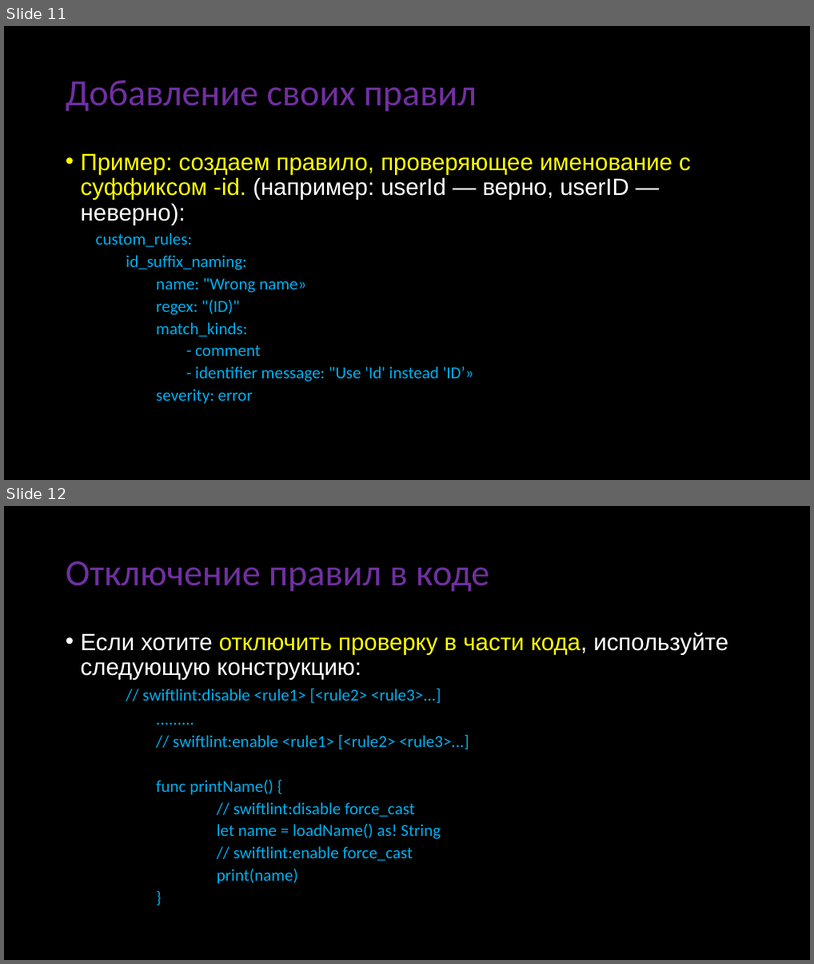
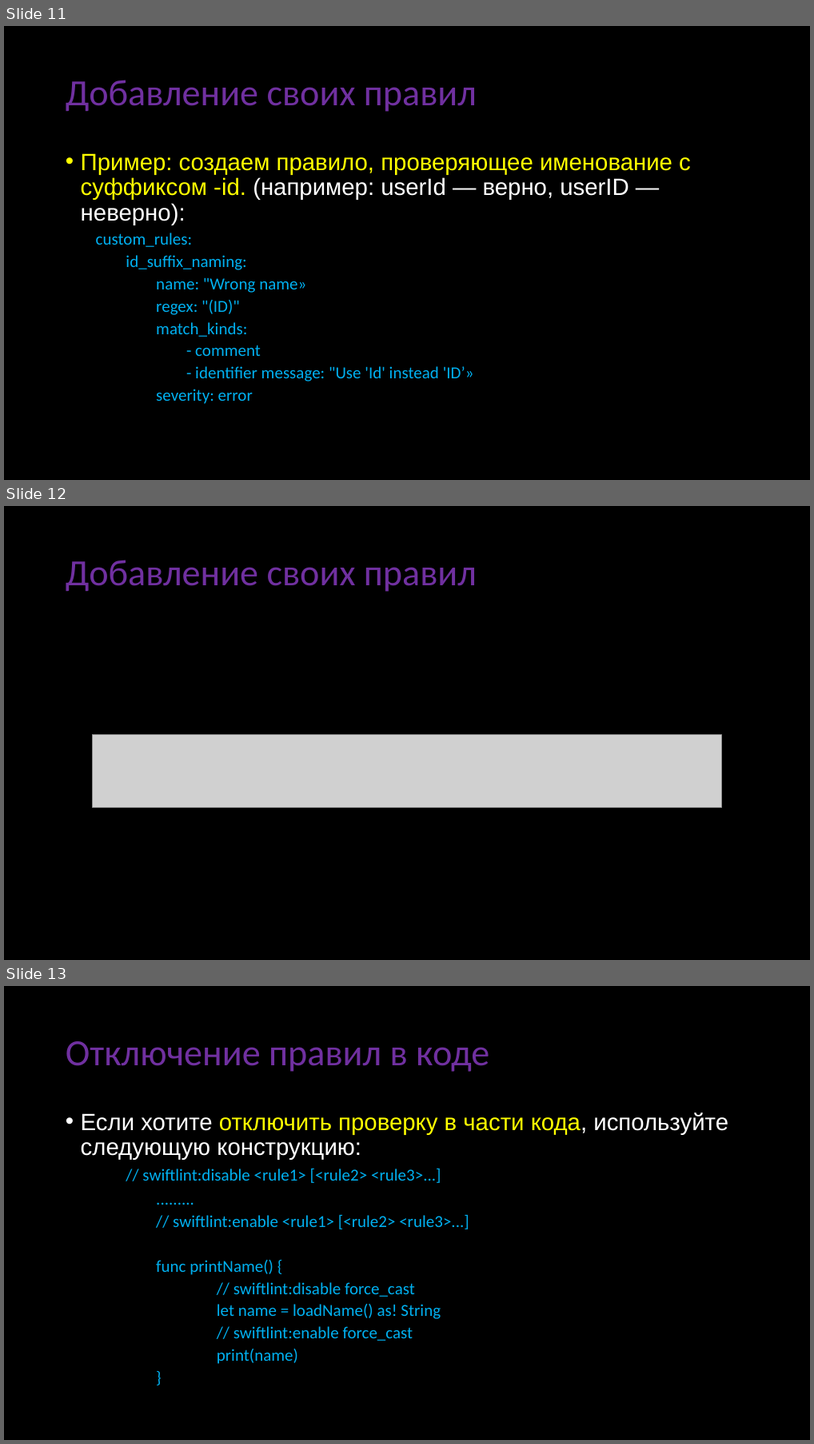
Before and after one commit to abrosov-sergey/HSE-KPV-IOS-2022-23, a slide deck: Presentation/SwiftLint-30.09.2022/SwiftLint-Abrosov.pptx. Shown one above the other, each under a label of ours: slides 11 and 12 before the commit, slides 11, 12 and 13 after it. The pictures are 814x964 and 814x1444 pixels, drawn with LibreOffice and Linux fonts; fonts in the diff are those of the drawing; grey boxes stand for pictures. Boxes give left, top, right and bottom in pixels: in the first picture for what was removed or moved away, otherwise in the second. Text is boxed around its words. In the diff, an @@ line names an element or a change of style, - is before the commit and + after.

```diff
--- a/Presentation/SwiftLint-30.09.2022/SwiftLint-Abrosov.pptx
+++ b/Presentation/SwiftLint-30.09.2022/SwiftLint-Abrosov.pptx
@@ slide 12 added at (4,506,810,960), background #000000 @@
@@ title added at (66,560,477,592), 44 pt, text #7030A0 @@
+Добавление своих правил
@@ picture added at (93,734,722,808) @@
@@ what was slide 12 is now slide 13 @@
```
Also in this commit, not shown: 5 slides changed, 2 other files.
